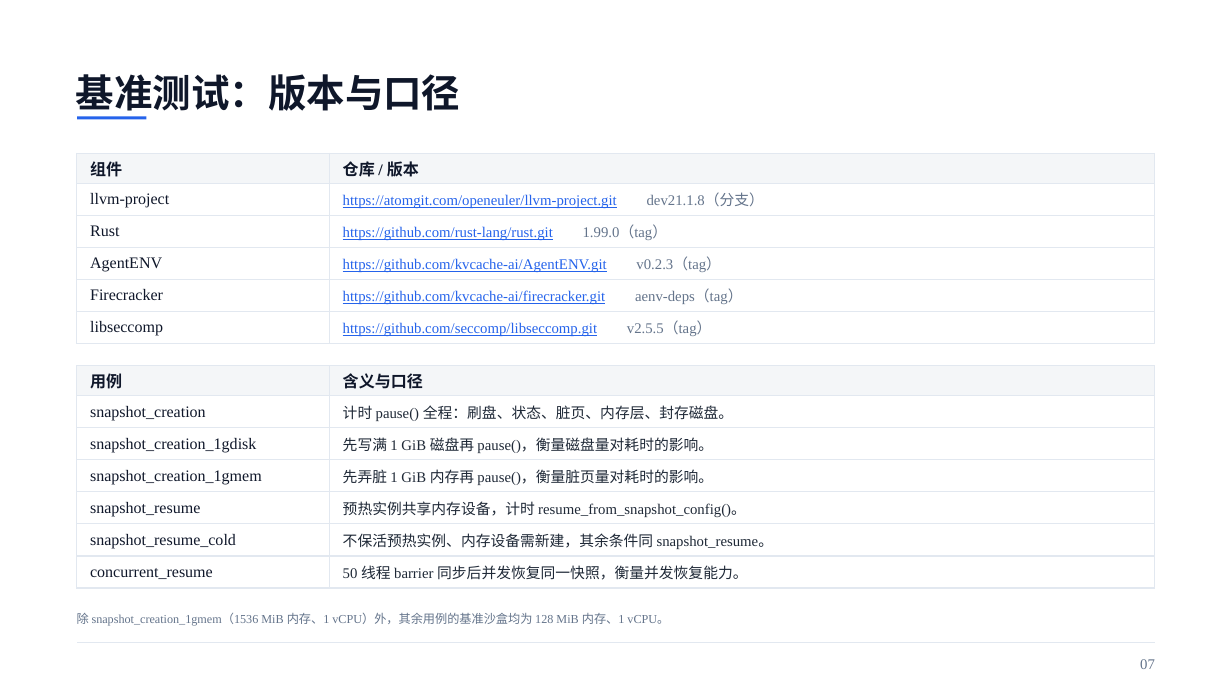
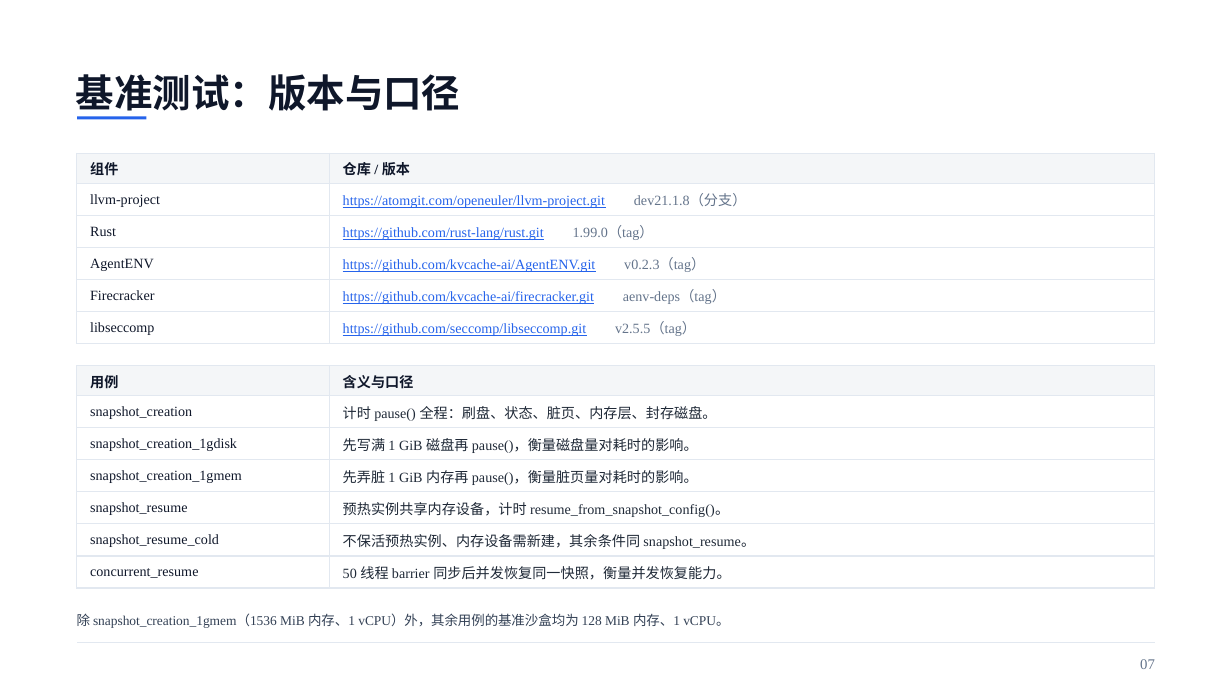
Before and after one commit to liushiqin-647/aenv, a slide deck: slide 7 of agentenv_20261102_polished.pptx. Drawn at 1232x693 pixels with LibreOffice and Linux fonts; fonts in the diff are those of the drawing. Boxes give left, top, right and bottom in pixels: in the first picture for what was removed or moved away, otherwise in the second. Text is boxed around its words. In the diff, an @@ line names an element or a change of style, - is before the commit and + after.

```diff
--- a/agentenv_20261102_polished.pptx
+++ b/agentenv_20261102_polished.pptx
@@ table at box(77, 153, 1155, 486) @@
@@ size 12.5 to 11 pt in "组件", "仓库 / 版本", "llvm-project", "Rust" and 3 more places @@
@@ size 11.5 to 11 pt in "https://atomgit.com/openeuler/llvm-project.git dev21.1.8（分支）", "https://github.com/rust-lang/rust.git 1.99.0（tag）", "https://github.com/kvcache-ai/AgentENV.git v0.2.3（tag）", "https://github.com/kvcache-ai/firecracker.git aenv-deps（tag）" and 1 more places @@
@@ table at box(77, 366, 1155, 604) @@
@@ size 12.5 to 11 pt in "用例", "含义与口径", "snapshot_creation", "snapshot_creation_1gdisk" and 4 more places @@
@@ size 11.5 to 11 pt in "计时 pause() 全程：刷盘、状态、脏页、内存层、封存磁盘。", "先写满 1 GiB 磁盘再 pause()，衡量磁盘量对耗时的影响。", "先弄脏 1 GiB 内存再 pause()，衡量脏页量对耗时的影响。", "预热实例共享内存设备，计时 resume_from_snapshot_config()。" and 2 more places @@
@@ text "除 snapshot_creation_1gmem（1536 MiB 内存、1 vCPU）外，其余用例的基准沙盒均为 ..." at box(77, 613, 729, 628): size 9.5 to 10.5 pt, text colour #64748B to #334155 @@
```
Also in this commit, not shown: 13 other slides changed.
